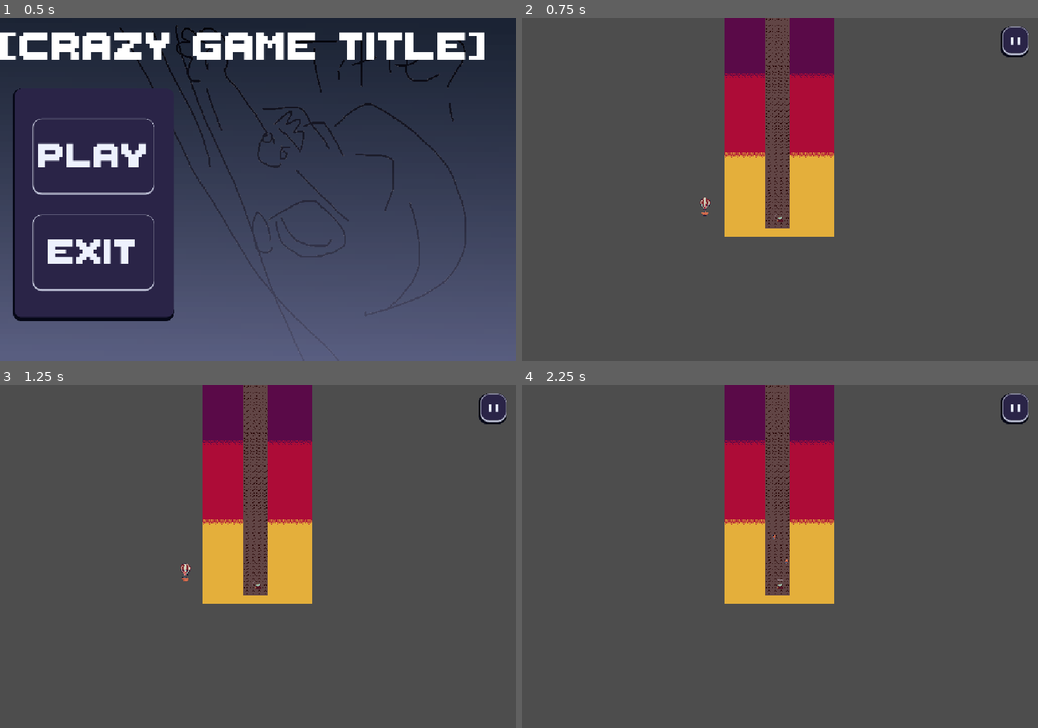
Above: before the commit, frames 1-4 (two rows, left to right).
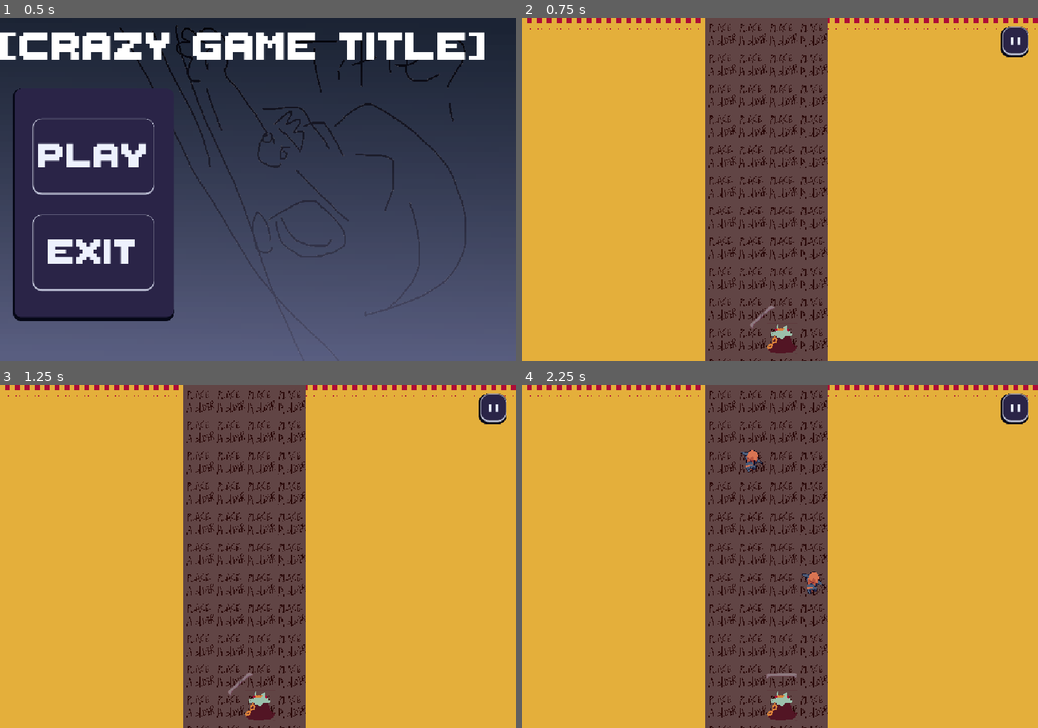
Above: after the commit, the same moments.

Repository: Khile07/real-hackathon-project
Game: Godot game, scene res://egg/main_menu.tscn
The game is run twice, just before and just after one commit, with the same random seed, the same clock (stepped at 60 frames per second) and the same inputs.
Inputs:
- Up to frame 1 (0.5 s): no input
- Up to frame 2 (0.75 s): click "PLAY" at 0.5 s
- Up to frame 3 (1.25 s): no input
- Up to frame 4 (2.25 s): click "❚❚" at 1.25 s; click "RESTART" at 2 s

Frame 1 is identical in both runs. In frame 2, 87% of the frame differs, in the area x 0-100%, y 0-100%; in frame 3, 87%; in frame 4, 87%.

Commit message:
added sfx

Diff:
--- a/egg/music/signal_manager.gd
+++ b/egg/music/signal_manager.gd
@@ -16,5 +16,5 @@
 signal pause_open
 signal pause_close
 
-
 # Highkey, I'm only making this so that the audio tracks are easy to work out.... hopefully.
+signal sfx_request(sfx_int)
--- a/enemies/balloon_enemy.gd
+++ b/enemies/balloon_enemy.gd
@@ -46,10 +46,12 @@
 	if randf() > 0.5:
 		proj.move_type = 1
 		proj.speed *= 1.5
+	SignalManager.sfx_request.emit(0)
 	proj.start(the_level.the_player, self)
 
 func die_start():
 	anim_player.play("death")
+	SignalManager.sfx_request.emit(randi_range(1,3))
 	dying = true
 	print("DYINGG")
 
--- a/enemies/tower_enemy.gd
+++ b/enemies/tower_enemy.gd
@@ -18,3 +18,7 @@
 	if randf() > 0.7 or dead: return
 	if the_level.the_tower.is_move_valid(self, Vector2i(0,-1)):
 		try_move_to_tile(Vector2i(0,-1))
+
+func pushed():
+	SignalManager.sfx_request.emit(randi_range(1,3))
+	super()
--- a/level/enemy_holder.gd
+++ b/level/enemy_holder.gd
@@ -31,8 +31,13 @@
 	spawn_enemies(0)
 
 func try_progress():
+	for child in get_children():
+		if child is not Timer and child is Node2D:
+			if the_level.the_player.position.distance_to(child.position) > 2000: child.queue_free()
 	if get_child_count() > 1 or the_level.the_camera.follow: return
 	else:
+		if the_level.current_stage == 7:
+			the_level.the_camera.ending_the_world = true
 		the_level.the_camera.follow = true
 		SignalManager.wave_ended.emit()
 		the_level.current_stage += 1
--- a/level/level.tscn
+++ b/level/level.tscn
@@ -30,7 +30,6 @@
 
 [node name="camera" parent="." unique_id=1816334831 instance=ExtResource("5_ktfr2")]
 position = Vector2(540, 360)
-zoom = Vector2(0.2, 0.2)
 
 [node name="TileMapLayer" type="TileMapLayer" parent="." unique_id=893813122]
 z_index = -5
--- a/player/player.gd
+++ b/player/player.gd
@@ -31,6 +31,7 @@
 func try_move_to_tile(dir : Vector2i):
 	stored_tile_pos = tile_pos + dir
 	stored_next_pixel_pos = (stored_tile_pos)*64
+	SignalManager.sfx_request.emit(randi_range(4,6))
 	match dir:
 		Vector2i(-1,0):
 			anim_player.play("jump_left")
--- a/project.godot
+++ b/project.godot
@@ -24,6 +24,7 @@
 SignalManager="*uid://cexic3b83e6t8"
 AudioGlobal="*uid://b4p62b2reajb3"
 MusicManager="*uid://bvjhiayhw2eff"
+SfxScene="*uid://c7mcw2y10wjfv"
 
 [display]
 
--- /dev/null
+++ b/sfx_scene.gd
@@ -0,0 +1,22 @@
+extends Node2D
+class_name sfx_player
+
+var arrow_sfx : AudioStreamWAV = preload("uid://braj4vouv27no") # 0
+var goblin_die1_sfx : AudioStreamWAV = preload("uid://b1xe5v8rv2jd6") #1
+var goblin_die2_sfx : AudioStreamWAV = preload("uid://bm43pyueosw8b") #2
+var goblin_die3_sfx : AudioStreamWAV =preload("uid://cca38kpa30gfi") #3
+var jump : AudioStreamWAV = preload("uid://m7cwatw8w7tl") #4
+var jump2 : AudioStreamWAV = preload("uid://85yki4dkax8a") #5
+var jump3 : AudioStreamWAV = preload("uid://dkwi2yl2lyl1m") #6
+var sfxs = []
+@onready var base_node : AudioStreamPlayer = $AudioStreamPlayer
+func _ready() -> void:
+	sfxs = [arrow_sfx, goblin_die1_sfx, goblin_die2_sfx, goblin_die3_sfx, jump2, jump2, jump3]
+	SignalManager.sfx_request.connect(play_sfx)
+func play_sfx(sfx_int):
+	var sound : AudioStreamWAV = sfxs[sfx_int]
+	var new_player : AudioStreamPlayer = base_node.duplicate()
+	add_child(new_player)
+	new_player.stream = sound
+	new_player.finished.connect(func(): new_player.queue_free())
+	new_player.play()
--- /dev/null
+++ b/sfx_scene.tscn
@@ -0,0 +1,8 @@
+[gd_scene format=3 uid="uid://c7mcw2y10wjfv"]
+
+[ext_resource type="Script" uid="uid://dcgx0skpbbaht" path="res://sfx_scene.gd" id="1_doh5w"]
+
+[node name="SfxScene" type="Node2D" unique_id=77004798]
+script = ExtResource("1_doh5w")
+
+[node name="AudioStreamPlayer" type="AudioStreamPlayer" parent="." unique_id=851241836]
Not shown, added: sfx_scene.gd.uid
